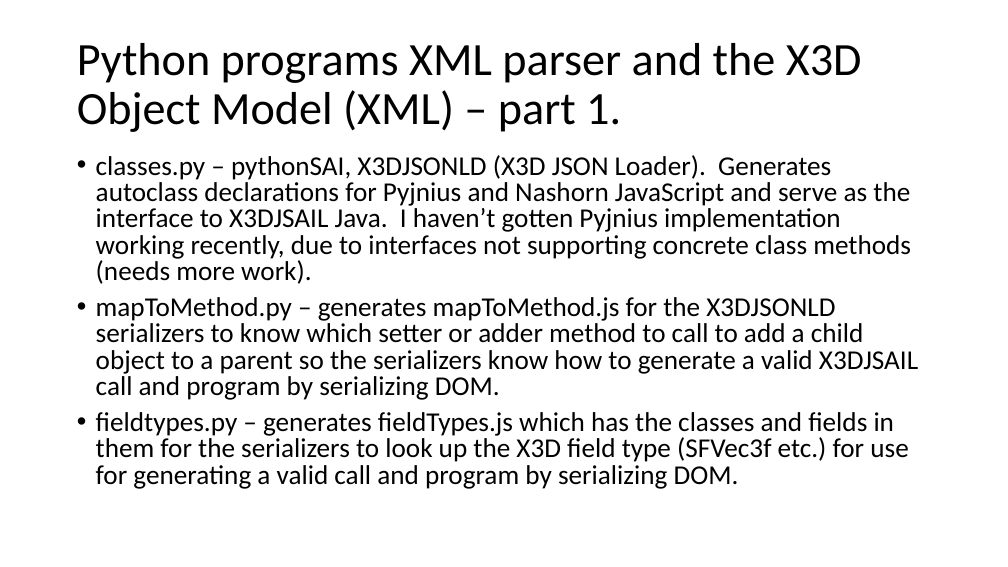
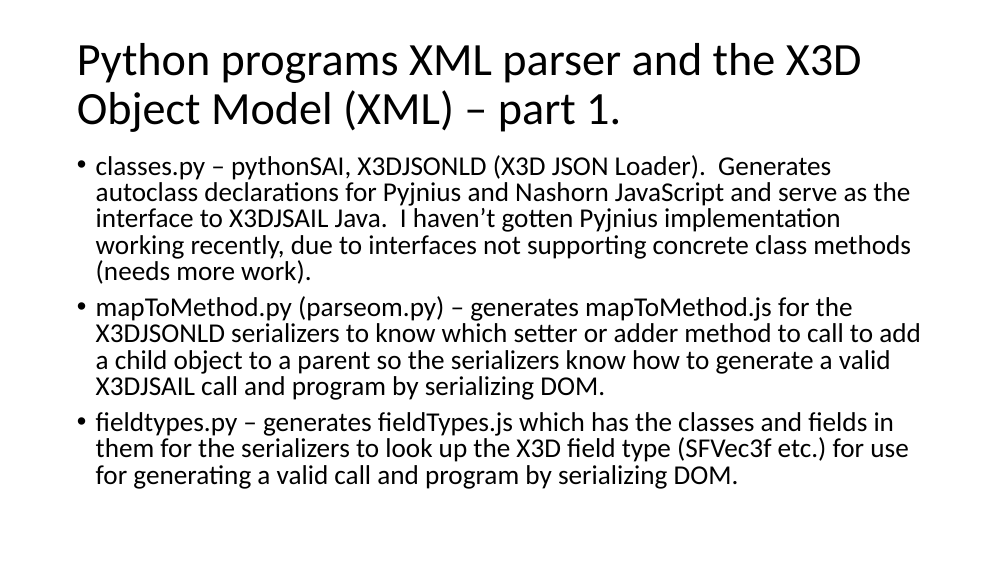
Before and after one commit to coderextreme/X3DJSONLD, a slide deck: slide 3 of doc/Reading_the_X3D_Object_Model_with_Python.pptx. Drawn at 1008x567 pixels with LibreOffice and Linux fonts; fonts in the diff are those of the drawing. Boxes give left, top, right and bottom in pixels: in the first picture for what was removed or moved away, otherwise in the second. Text is boxed around its words. In the diff, an @@ line names an element or a change of style, - is before the commit and + after.

```diff
--- a/doc/Reading_the_X3D_Object_Model_with_Python.pptx
+++ b/doc/Reading_the_X3D_Object_Model_with_Python.pptx
@@ text at <box>96,296,921,400</box>: text changed @@
-• mapToMethod.py – generates mapToMethod.js for the X3DJSONLD serializers to know which setter or adder method to call to add a child object to a parent so the serializers know how to generate a valid X3DJSAIL call and program by serializing DOM.
+• mapToMethod.py (parseom.py) – generates mapToMethod.js for the X3DJSONLD serializers to know which setter or adder method to call to add a child object to a parent so the serializers know how to generate a valid X3DJSAIL call and program by serializing DOM.
```
Also in this commit, not shown: 3 other files.
